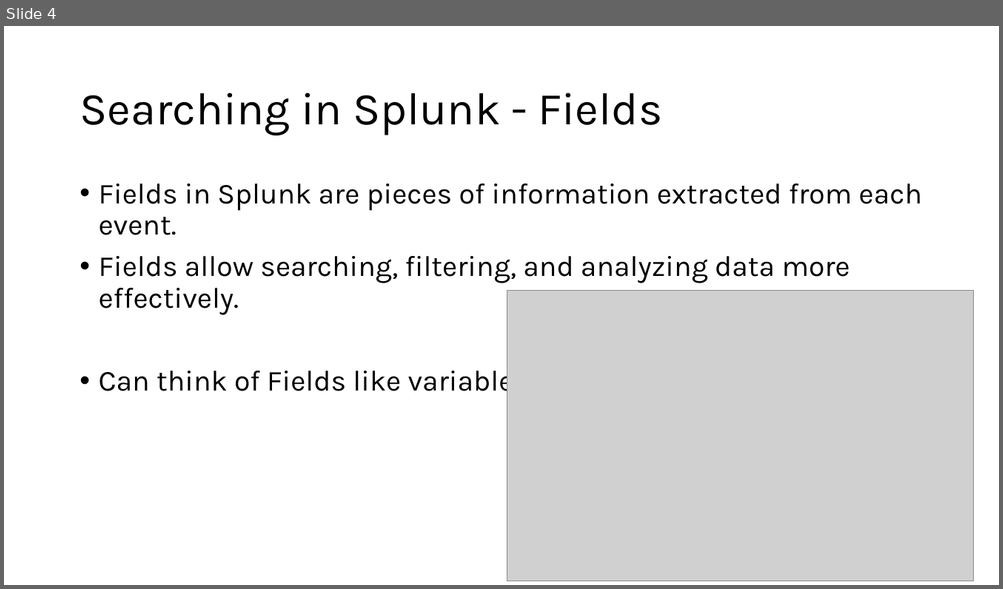
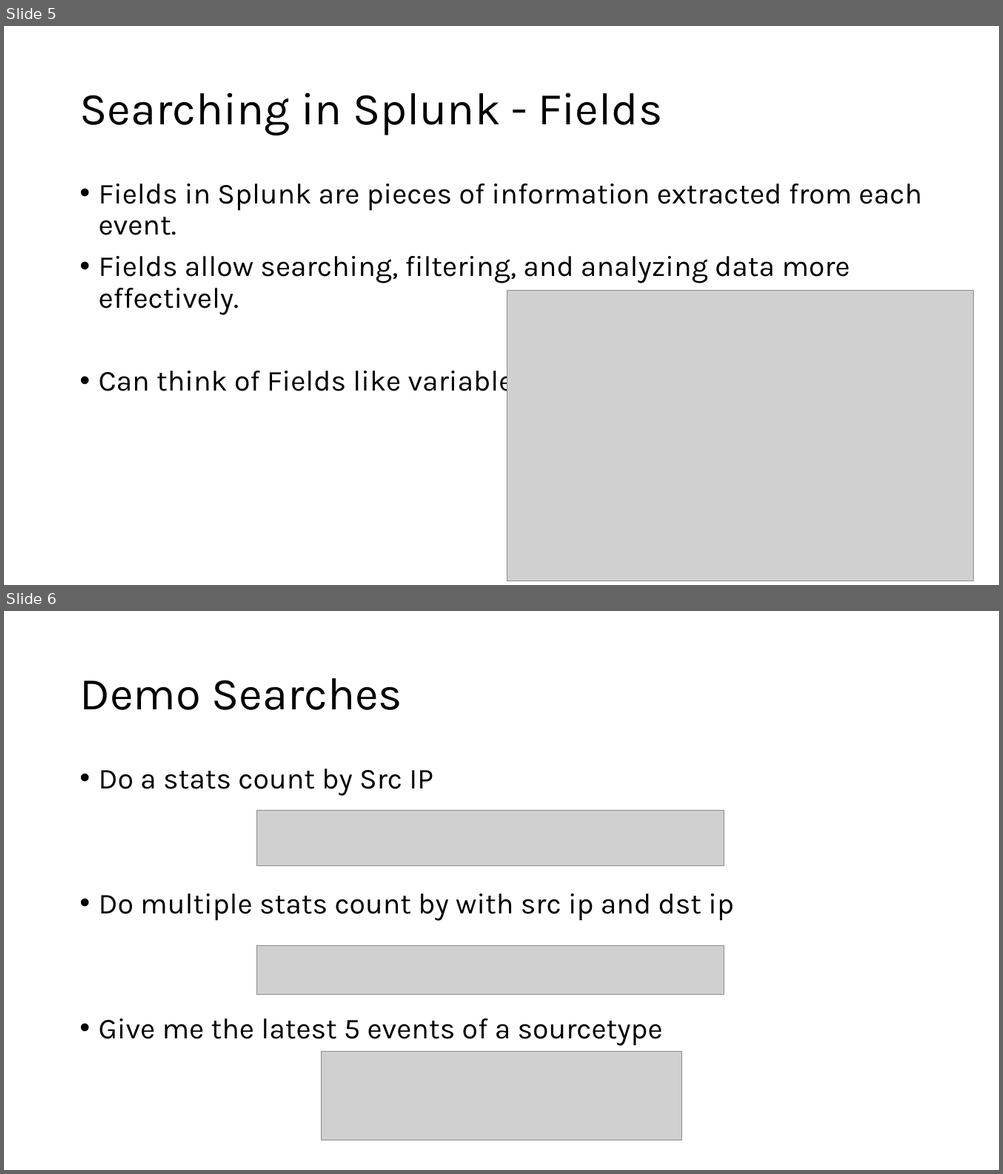
Before and after one commit to G1useppe/65sch00l, a slide deck: host/Splunk/Training Cell - Conversion course - Splunk.pptx. Shown one above the other, each under a label of ours: slide 4 before the commit, slides 5 and 6 after it. The pictures are 1003x589 and 1003x1174 pixels, drawn with LibreOffice and Linux fonts; fonts in the diff are those of the drawing; grey boxes stand for pictures. Boxes give left, top, right and bottom in pixels: in the first picture for what was removed or moved away, otherwise in the second. Text is boxed around its words. In the diff, an @@ line names an element or a change of style, - is before the commit and + after.

```diff
--- a/host/Splunk/Training Cell - Conversion course - Splunk.pptx
+++ b/host/Splunk/Training Cell - Conversion course - Splunk.pptx
@@ slide 6 added at [4, 611, 999, 1170], background #FFFFFF @@
@@ title added at [79, 678, 403, 710], 44 pt, text #000000 @@
+Demo Searches
@@ text added at [99, 769, 734, 1046], 28 pt, text #000000 @@
+• Do a stats count by Src IP
+• Do multiple stats count by with src ip and dst ip
+• Give me the latest 5 events of a sourcetype
@@ picture added at [256, 810, 724, 866] @@
@@ picture added at [256, 946, 724, 995] @@
@@ picture added at [321, 1052, 681, 1141] @@
@@ what was slide 4 is now slide 5 @@
```
Also in this commit, not shown: 4 slides changed, 11 other slides added, 4 slides removed, 1 other file.
